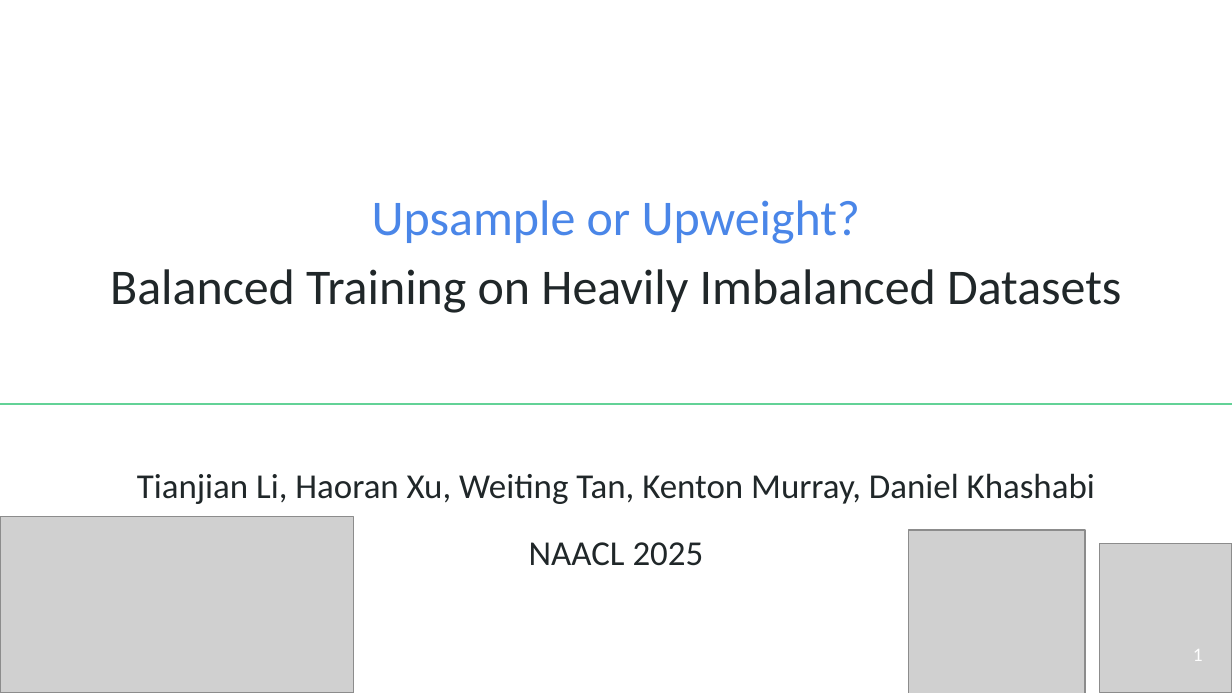
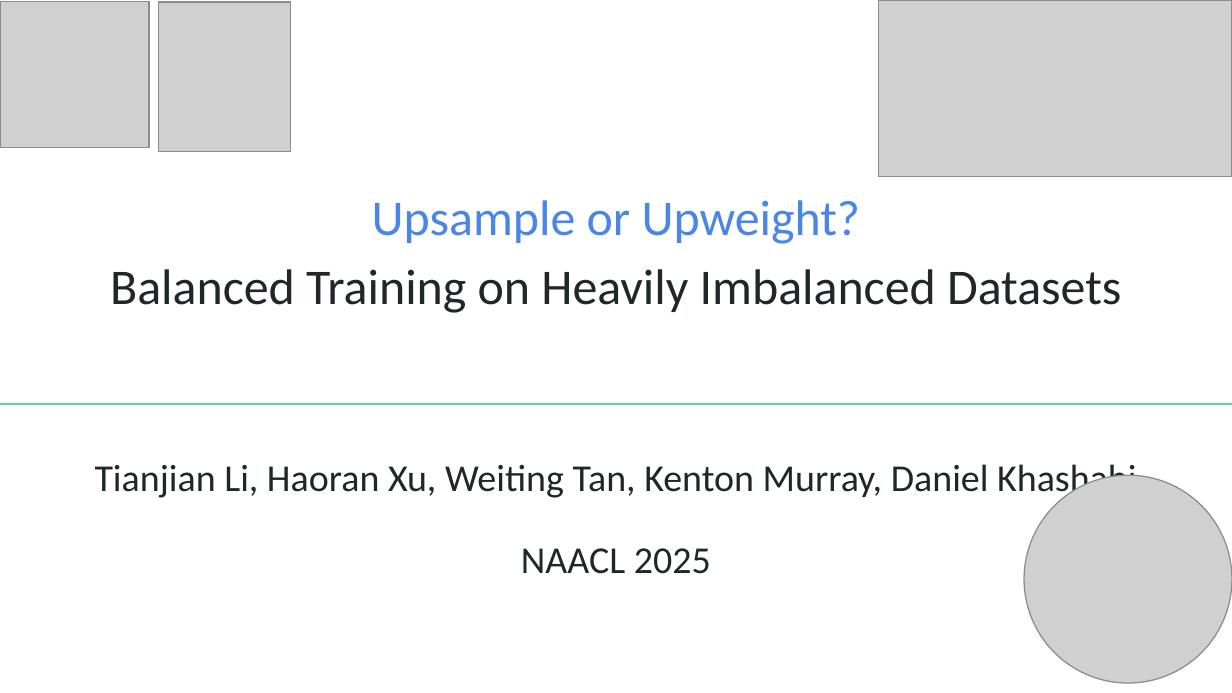
Before and after one commit to danyaljj/homepage, a slide deck: slide 1 of files/2025_cooldown/Cooldown_NAACL_2025_10min.pptx. Drawn at 1232x693 pixels with LibreOffice and Linux fonts; fonts in the diff are those of the drawing; grey boxes stand for pictures. Boxes give left, top, right and bottom in pixels: in the first picture for what was removed or moved away, otherwise in the second. Text is boxed around its words. In the diff, an @@ line names an element or a change of style, - is before the commit and + after.

```diff
--- a/files/2025_cooldown/Cooldown_NAACL_2025_10min.pptx
+++ b/files/2025_cooldown/Cooldown_NAACL_2025_10min.pptx
@@ picture: place and size @@
-picture at bbox=[908, 530, 1084, 693]
+picture at bbox=[0, 1, 149, 147]
@@ picture: place and size @@
-picture at bbox=[1100, 543, 1232, 692]
+picture at bbox=[158, 2, 290, 152]
@@ picture: place and size @@
-picture at bbox=[0, 516, 354, 692]
+picture at bbox=[878, 0, 1232, 176]
@@ subtitle "Tianjian Li, Haoran Xu, Weiting ..." at bbox=[95, 464, 1136, 574]: size 20.4 to 22.2 pt; line spacing 0.8 to 0.9 @@
@@ picture added at bbox=[1024, 476, 1232, 684] @@
```
Also in this commit, not shown: 15 other slides changed, 5 slides added, 6 slides removed, 3 other files.
